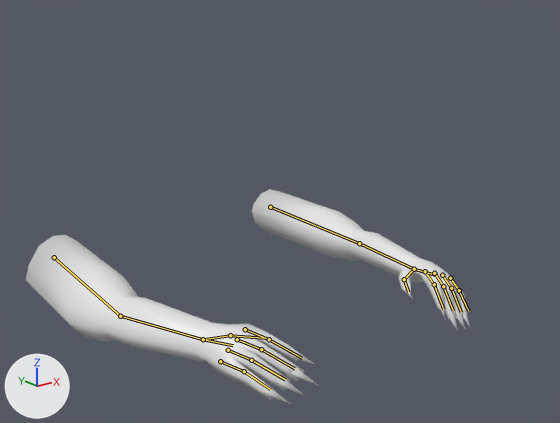
The Blender file Game/Assets/Models/wolfhands.blend: old version first, new version second.
The view is the same before and after, from a camera (50 mm lens) standing at (-14.36, -20.74, 9.51) and looking at (1.11, -1.4, 1.77). Lighting does not change. The marker at lower left points along +X, +Y and +Z. Both versions are drawn at frame 59 of the action 'ArmatureAction'; the numbers are the values there. The bones that bend it are drawn over the model as lines.
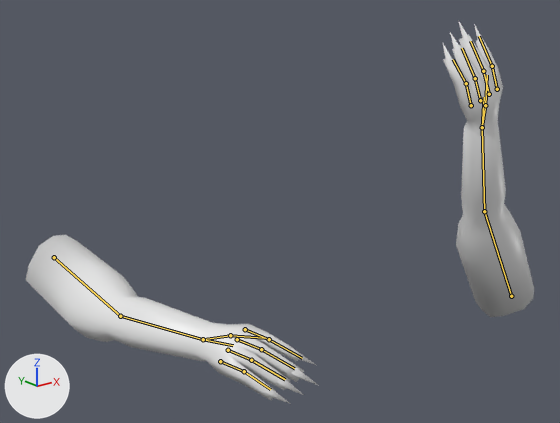
Changed parts and their boxes [x1, y1, x2, y2] in the pictures (560 x 423 px):
'Cube', posed (14% wider, 78% taller): before [26, 189, 471, 404]; after [26, 20, 534, 404]
bone 'upper_arm_l', root to tip: before (270, 207) to (359, 243); after (511, 296) to (484, 211)

The change in detail:
Bone 'upper_arm_l' (bone_upper_arm_l) moves from (0.0, -0.04, 0.01) to (4.89, 8.7, 2.04).
Bone 'upper_arm_l' (bone_upper_arm_l) turns from (-1, 58, -2) to (-56, -14, 101) degrees about its own x, y and z.
